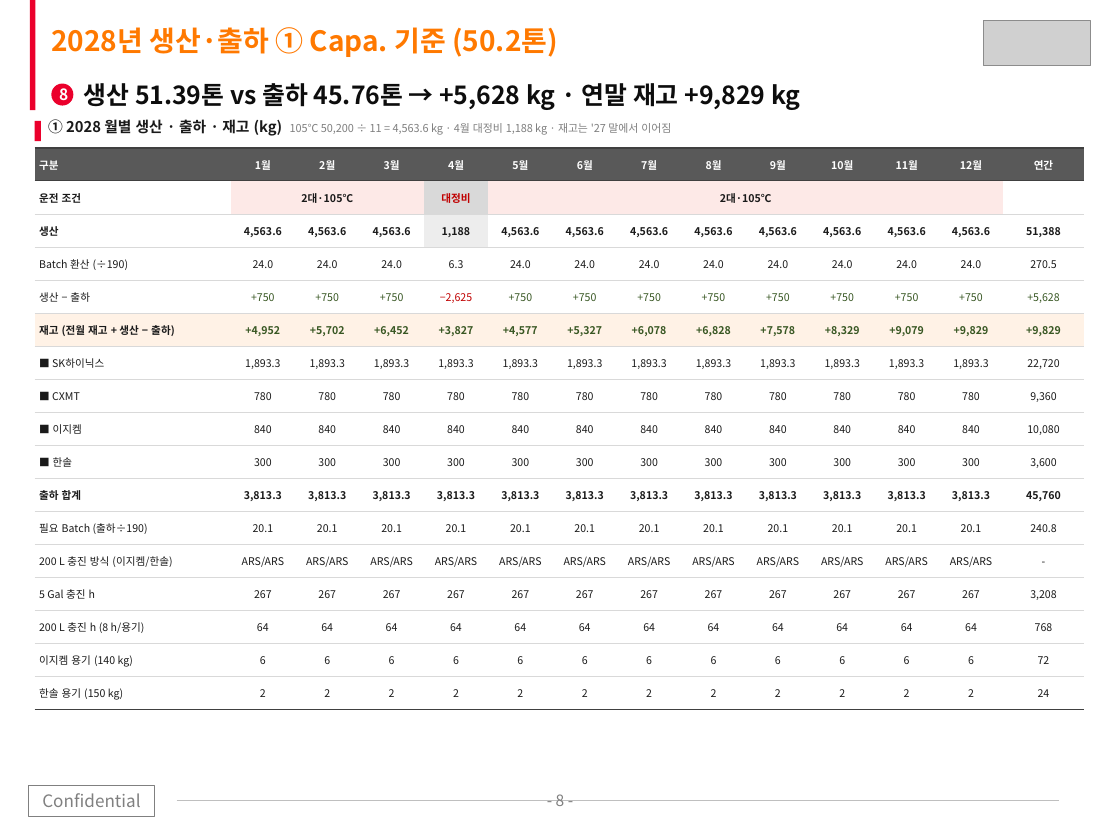
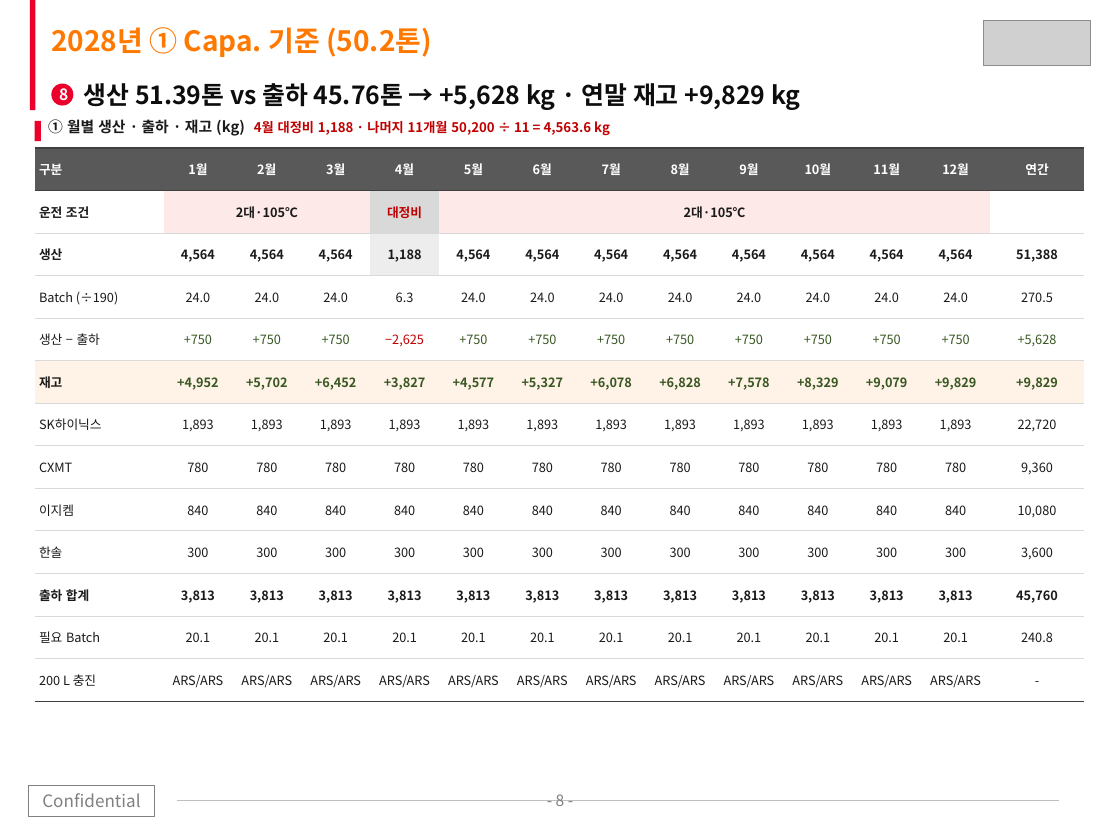
Before and after one commit to Jameskim25/-, a slide deck: slide 8 of SKTC_CpZr_Capacity_Reflux_Roadmap_2027_2028.pptx. Drawn at 1120x840 pixels with LibreOffice and Linux fonts; fonts in the diff are those of the drawing; grey boxes stand for pictures. Boxes give left, top, right and bottom in pixels: in the first picture for what was removed or moved away, otherwise in the second. Text is boxed around its words. In the diff, an @@ line names an element or a change of style, - is before the commit and + after.

```diff
--- a/SKTC_CpZr_Capacity_Reflux_Roadmap_2027_2028.pptx
+++ b/SKTC_CpZr_Capacity_Reflux_Roadmap_2027_2028.pptx
@@ text at box(51, 27, 432, 57): text changed @@
-2028년 생산·출하 ① Capa. 기준 (50.2톤)
+2028년 ① Capa. 기준 (50.2톤)
@@ text at box(48, 117, 610, 136): text changed; size 7 to 8.5 pt; text colour #7F7F7F to #C00000; bold on @@
-① 2028 월별 생산 · 출하 · 재고 (kg) 105℃ 50,200 ÷ 11 = 4,563.6 kg · 4월 대정비 1,188 kg · 재고는 '27 말에서 이어짐
+① 월별 생산 · 출하 · 재고 (kg) 4월 대정비 1,188 · 나머지 11개월 50,200 ÷ 11 = 4,563.6 kg
@@ table at box(35, 148, 1077, 701) @@
-row 3: 생산 | 4,563.6 | 4,563.6 | 4,563.6 | 1,188 | 4,563.6 | 4,563.6 | 4,563.6 | 4,563.6 | 4,563.6 | 4,563.6 | 4,563.6 | 4,563.6 | 51,388
+row 3: 생산 | 4,564 | 4,564 | 4,564 | 1,188 | 4,564 | 4,564 | 4,564 | 4,564 | 4,564 | 4,564 | 4,564 | 4,564 | 51,388
-row 4, column 1: Batch 환산 (÷190)
+row 4, column 1: Batch (÷190)
-row 6: 재고 (전월 재고 + 생산 − 출하) | +4,952 | +5,702 | +6,452 | +3,827 | +4,577 | +5,327 | +6,078 | +6,828 | +7,578 | +8,329 | +9,079 | +9,829 | +9,829
-row 7: ■ SK하이닉스 | 1,893.3 | 1,893.3 | 1,893.3 | 1,893.3 | 1,893.3 | 1,893.3 | 1,893.3 | 1,893.3 | 1,893.3 | 1,893.3 | 1,893.3 | 1,893.3 | 22,720
-row 8: ■ CXMT | 780 | 780 | 780 | 780 | 780 | 780 | 780 | 780 | 780 | 780 | 780 | 780 | 9,360
-row 9: ■ 이지켐 | 840 | 840 | 840 | 840 | 840 | 840 | 840 | 840 | 840 | 840 | 840 | 840 | 10,080
-row 10: ■ 한솔 | 300 | 300 | 300 | 300 | 300 | 300 | 300 | 300 | 300 | 300 | 300 | 300 | 3,600
-row 11: 출하 합계 | 3,813.3 | 3,813.3 | 3,813.3 | 3,813.3 | 3,813.3 | 3,813.3 | 3,813.3 | 3,813.3 | 3,813.3 | 3,813.3 | 3,813.3 | 3,813.3 | 45,760
-row 12: 필요 Batch (출하÷190) | 20.1 | 20.1 | 20.1 | 20.1 | 20.1 | 20.1 | 20.1 | 20.1 | 20.1 | 20.1 | 20.1 | 20.1 | 240.8
-row 13: 200 L 충진 방식 (이지켐/한솔) | ARS/ARS | ARS/ARS | ARS/ARS | ARS/ARS | ARS/ARS | ARS/ARS | ARS/ARS | ARS/ARS | ARS/ARS | ARS/ARS | ARS/ARS | ARS/ARS | -
-row 14: 5 Gal 충진 h | 267 | 267 | 267 | 267 | 267 | 267 | 267 | 267 | 267 | 267 | 267 | 267 | 3,208
-row 15: 200 L 충진 h (8 h/용기) | 64 | 64 | 64 | 64 | 64 | 64 | 64 | 64 | 64 | 64 | 64 | 64 | 768
-row 16: 이지켐 용기 (140 kg) | 6 | 6 | 6 | 6 | 6 | 6 | 6 | 6 | 6 | 6 | 6 | 6 | 72
-row 17: 한솔 용기 (150 kg) | 2 | 2 | 2 | 2 | 2 | 2 | 2 | 2 | 2 | 2 | 2 | 2 | 24
+row 6: 재고 | +4,952 | +5,702 | +6,452 | +3,827 | +4,577 | +5,327 | +6,078 | +6,828 | +7,578 | +8,329 | +9,079 | +9,829 | +9,829
+row 7: SK하이닉스 | 1,893 | 1,893 | 1,893 | 1,893 | 1,893 | 1,893 | 1,893 | 1,893 | 1,893 | 1,893 | 1,893 | 1,893 | 22,720
+row 8: CXMT | 780 | 780 | 780 | 780 | 780 | 780 | 780 | 780 | 780 | 780 | 780 | 780 | 9,360
+row 9: 이지켐 | 840 | 840 | 840 | 840 | 840 | 840 | 840 | 840 | 840 | 840 | 840 | 840 | 10,080
+row 10: 한솔 | 300 | 300 | 300 | 300 | 300 | 300 | 300 | 300 | 300 | 300 | 300 | 300 | 3,600
+row 11: 출하 합계 | 3,813 | 3,813 | 3,813 | 3,813 | 3,813 | 3,813 | 3,813 | 3,813 | 3,813 | 3,813 | 3,813 | 3,813 | 45,760
+row 12: 필요 Batch | 20.1 | 20.1 | 20.1 | 20.1 | 20.1 | 20.1 | 20.1 | 20.1 | 20.1 | 20.1 | 20.1 | 20.1 | 240.8
+row 13: 200 L 충진 | ARS/ARS | ARS/ARS | ARS/ARS | ARS/ARS | ARS/ARS | ARS/ARS | ARS/ARS | ARS/ARS | ARS/ARS | ARS/ARS | ARS/ARS | ARS/ARS | -
```
Also in this commit, not shown: 10 other slides changed, 1 other file.
